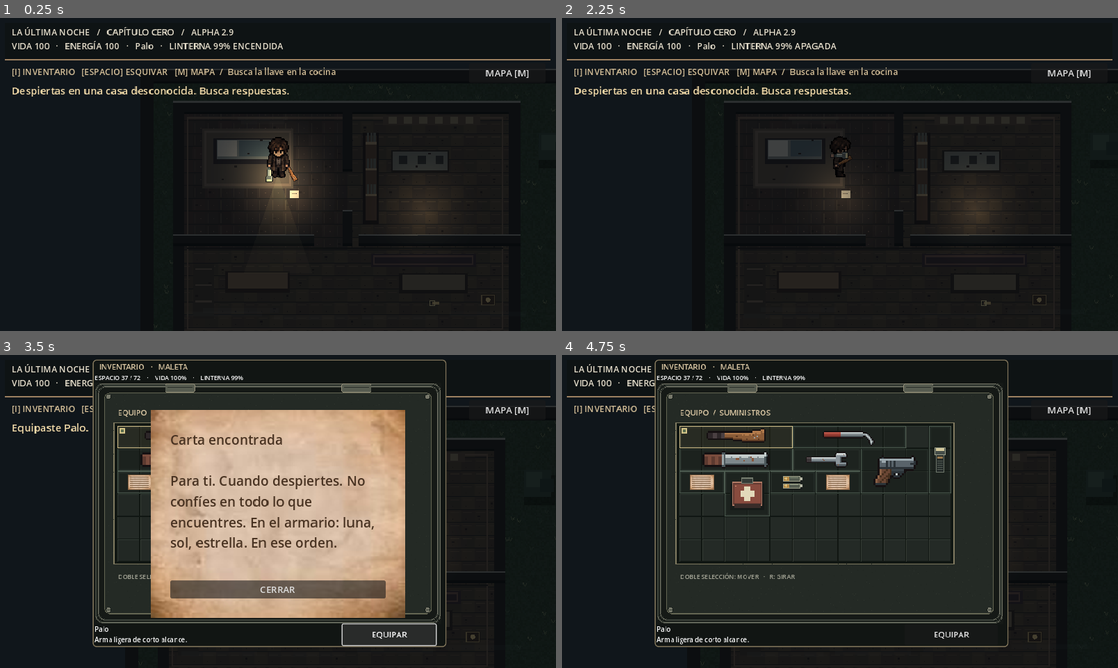
Above: before the commit, frames 1-4 (two rows, left to right).
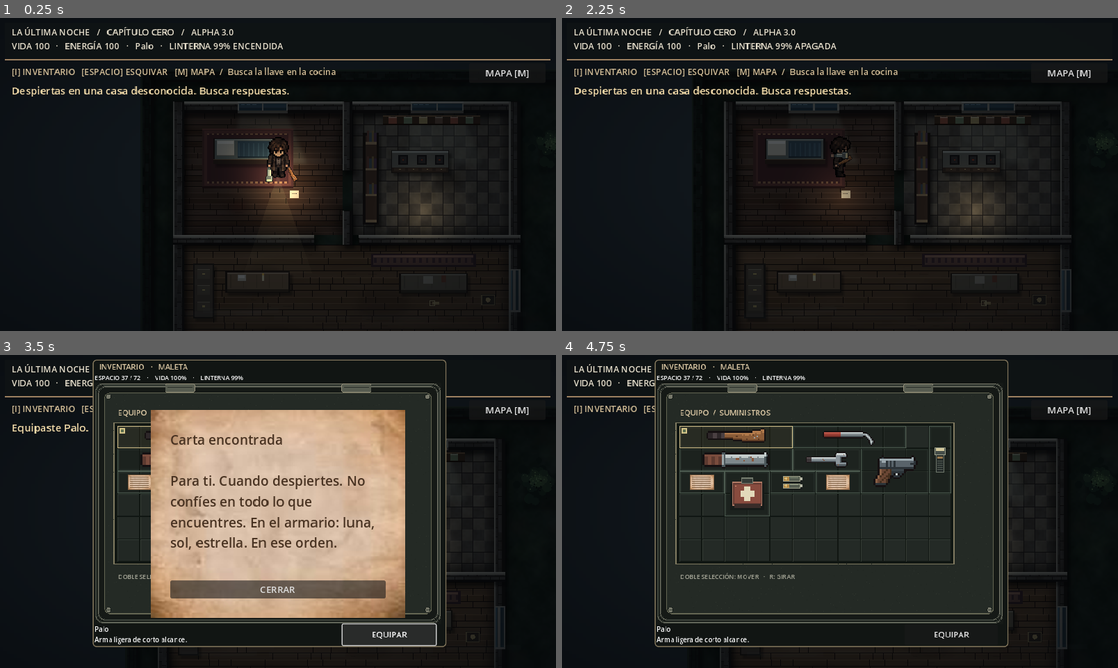
Above: after the commit, the same moments.

Repository: fernandobparada-hash/la-ultima-noche
Game: Godot game, scene res://scenes/main.tscn
The game is run twice, just before and just after one commit, with the same random seed, the same clock (stepped at 60 frames per second) and the same inputs.
Inputs (mouse positions are in pixels of both pictures, inside the frame that each line leads up to):
- Up to frame 1 (0.25 s): no input
- Up to frame 2 (2.25 s): click "MAPA [M]" at 0.5 s; click "CERRAR" at 1.25 s; tap Enter at 2 s; move the mouse to (962, 158) at 2.02 s; hold D (move_right) from 2.03 s (still down); tap F (flashlight) at 2.1 s; click (962, 158) at 2.17 s
- Up to frame 3 (3.5 s): tap E (interact) at 2.3 s; release D (move_right) at 2.75 s; click "EQUIPAR" at 2.75 s
- Up to frame 4 (4.75 s): click "CERRAR" at 3.5 s; drag from (828, 502) to (812, 574) at 4.27 s

The runs differ from the first frame. In frame 1, 3.2% of the frame differs, in the area x 25-100%, y 3-100%; in frame 2, 2.6%; in frame 3, 0.6%; in frame 4, 0.6%.

Commit message:
Alpha 3.1 de Fernando (archivos tal cual del ZIP) + build web lun-3.1

Diff:
--- a/project.godot
+++ b/project.godot
@@ -1,7 +1,7 @@
 config_version=5
 
 [application]
-config/name="La Última Noche - Capítulo Cero - Alpha 2.9.1 - Cartografía y mecanismos"
+config/name="La Última Noche - Capítulo Cero - Alpha 3.1 - Escenario renovado"
 run/main_scene="res://scenes/main.tscn"
 config/features=PackedStringArray("4.2", "GL Compatibility")
 
--- a/scripts/main.gd
+++ b/scripts/main.gd
@@ -54,6 +54,11 @@
 var door_opening := false
 var door_body: StaticBody2D
 var game_over := false
+var checkpoint := Vector2(170,130)
+var visited_houses: Dictionary = {}
+var death_layer: CanvasLayer
+const HOUSE_NAMES := ["Casa del reloj", "Casa de la biblioteca", "Casa del jardín", "Casa del viajero"]
+const HOUSE_LOOT := ["Batería", "Botiquín", "Batería", "Botiquín"]
 var world_time := 0.0
 var redraw_accum := 0.0
 var lamps: Array[PointLight2D] = []
@@ -191,7 +196,7 @@
   add_obstacle(area)
  for area in FURNITURE:
   add_obstacle(area)
- for area in BUILDINGS:
+ for area in house_obstacles():
   add_obstacle(area)
  door_body=add_obstacle(Rect2(210,336,55,14))
 
@@ -203,7 +208,7 @@
  navigation.update()
  var obstacles: Array = WALLS.duplicate()
  obstacles.append_array(FURNITURE)
- obstacles.append_array(BUILDINGS)
+ obstacles.append_array(house_obstacles())
  if not door_open: obstacles.append(Rect2(210,336,55,14))
  for y in range(52):
   for x in range(84):
@@ -245,7 +250,26 @@
    img.set_pixel(x,y,Color(1,1,1,pow(maxf(0.0,1.0-d),2.0)))
  return ImageTexture.create_from_image(img)
 
+func build_vignette() -> void:
+ # Oscurece los bordes de la pantalla para dar atmósfera y concentrar la vista en el centro.
+ var img := Image.create(160,90,false,Image.FORMAT_RGBA8)
+ for y in range(90):
+  for x in range(160):
+   var d := Vector2((x-79.5)/79.5,(y-44.5)/44.5).length()
+   img.set_pixel(x,y,Color(0.02,0.03,0.04,clampf((d-0.55)*0.62,0.0,0.62)))
+ var layer := CanvasLayer.new()
+ layer.layer=1
+ var rect := TextureRect.new()
+ rect.texture=ImageTexture.create_from_image(img)
+ rect.set_anchors_preset(Control.PRESET_FULL_RECT)
+ rect.expand_mode=TextureRect.EXPAND_IGNORE_SIZE
+ rect.stretch_mode=TextureRect.STRETCH_SCALE
+ rect.mouse_filter=Control.MOUSE_FILTER_IGNORE
+ layer.add_child(rect)
+ add_child(layer)
+
 func build_lighting() -> void:
+ build_vignette()
  var shade := CanvasModulate.new()
  shade.color=Color("535963")
  add_child(shade)
@@ -290,12 +314,15 @@
  notice.autowrap_mode=TextServer.AUTOWRAP_WORD_SMART
  notice.custom_minimum_size=Vector2(800,0)
  canvas.add_child(notice)
+ death_layer=CanvasLayer.new()
+ death_layer.layer=30
+ add_child(death_layer)
  death_panel=ColorRect.new()
  death_panel.color=Color(0.035,0.045,0.05,0.82)
  death_panel.position=Vector2.ZERO
  death_panel.size=Vector2(960,540)
  death_panel.visible=false
- canvas.add_child(death_panel)
+ death_layer.add_child(death_panel)
  death_label=Label.new()
  death_label.text="LA NOCHE NO HA TERMINADO"
  death_label.position=Vector2(140,215)
@@ -304,6 +331,12 @@
  death_label.add_theme_font_size_override("font_size",32)
  death_label.add_theme_color_override("font_color",Color("e5d4b9"))
  death_panel.add_child(death_label)
+ var retry := Button.new()
+ retry.text="VOLVER AL ÚLTIMO PUNTO [R]"
+ retry.position=Vector2(280,315)
+ retry.size=Vector2(400,58)
+ retry.pressed.connect(respawn_player)
+ death_panel.add_child(retry)
  inventory_panel=PanelContainer.new()
  inventory_panel.position=Vector2(160,8)
  inventory_panel.scale=Vector2(0.87,0.87)
@@ -446,9 +479,24 @@
 
 func respawn_player() -> void:
  if game_over:
-  get_tree().reload_current_scene()
+  player.position=checkpoint
+  player.velocity=Vector2.ZERO
+  player.health=100.0
+  player.stamina=100.0
+  player.invulnerable=4.0
+  player.inventory_locked=false
+  game_over=false
+  death_panel.hide()
+  mobile_controls.set_dead(false)
+  player.set_physics_process(true)
+  for foe in foes:
+   foe.set_physics_process(true)
+  show_message("Has vuelto al último punto seguro.",3.0)
 
 func _process(delta: float) -> void:
+ if game_over:
+  if Input.is_action_just_pressed("restart"): respawn_player()
+  return
  world_time+=delta
  if door_opening:
   door_progress=minf(1.0,door_progress+delta/0.85)
@@ -497,12 +545,13 @@
   for foe in foes: foe.set_physics_process(false)
   mobile_controls.set_dead(true)
   paper_reader.hide()
+  close_exploration()
   death_panel.visible=true
   show_message("La oscuridad te alcanza. " + ("Toca REAPARECER." if mobile_controls.is_mobile else "Pulsa R para reaparecer."),999.0)
  if game_over and Input.is_action_just_pressed("restart"):
   respawn_player()
  var status := "INACTIVO" if enemy.defeated else enemy.state
- ui.text="LA ÚLTIMA NOCHE   /   CAPÍTULO CERO   /   ALPHA 2.9\nVIDA %d   ·   ENERGÍA %d   ·   %s   ·  …(255 unchanged characters)…
+ ui.text="LA ÚLTIMA NOCHE   /   CAPÍTULO CERO   /   ALPHA 3.0\nVIDA %d   ·   ENERGÍA %d   ·   %s   ·  …(255 unchanged characters)…
  objective.text="[I] INVENTARIO   [ESPACIO] ESQUIVAR   [M] MAPA  /  %s" % ["Explora la calle y evita al Errante" if found_exit else ("Abre la puerta de salida" if took_key else "Busca la llave en la cocina")]
  if player.position.x>500.0 and player.position.y>355.0 and not found_exit:
   found_exit=true
@@ -545,6 +594,18 @@
  show_message("Un enemigo te ha alcanzado. Aléjate o utiliza una cobertura.",2.0)
 
 func interact() -> void:
+ for i in range(BUILDINGS.size()):
+  var area: Rect2=BUILDINGS[i]
+  var spot := area.position+Vector2(area.size.x*0.5,area.size.y*0.55)
+  if player.position.distance_to(spot)<30.0:
+   checkpoint=spot
+   if not visited_houses.has(i):
+    visited_houses[i]=true
+    inventory_items.append(HOUSE_LOOT[i])
+    refresh_inventory()
+    show_message(HOUSE_NAMES[i]+": encontraste "+HOUSE_LOOT[i]+". Punto guardado.",4.0)
+   else: show_message("Punto de retorno actualizado.",2.0)
+   return
  for i in range(PUZZLE_POINTS.size()):
   if player.position.distance_to(PUZZLE_POINTS[i])<30.0:
    if solved[i]: show_message("Ya resolviste este mecanismo.",2.0)
@@ -581,75 +642,9 @@
 
 func _draw() -> void:
  # Authored, pixel-quantized texture; nearest-neighbor filtering.
- draw_texture(GROUND,Vector2.ZERO)
- # Bedroom rug and bedding.
- draw_rect(Rect2(76,73,113,74),Color("595147"))
- draw_rect(Rect2(80,77,105,66),Color("706255"),false,3.0)
- draw_rect(Rect2(90,85,75,32),Color("302e31"))
- draw_rect(Rect2(94,87,67,24),Color("7e827a"))
- draw_rect(Rect2(95,88,24,20),Color("c0b7a4"))
- draw_rect(Rect2(122,88,38,20),Color("5b6a6c"))
- # Kitchen counter, stove and shelves.
- draw_rect(Rect2(310,100,72,28),Color("302d2b"))
- draw_rect(Rect2(312,102,68,23),Color("77776b"))
- for x in [325,348,370]:
-  draw_rect(Rect2(x-5,107,10,10),Color("383b3a"))
- draw_rect(Rect2(300,57,120,12),Color("554b42"))
- for x in range(307,411,19):
-  draw_rect(Rect2(x,59,10,8),Color("82765e"))
- # Tables and cabinets.
- draw_rect(Rect2(105,250,80,26),Color("352f2b"))
- draw_rect(Rect2(108,251,74,20),Color("74624e"))
- draw_rect(Rect2(320,252,85,25),Color("332f2c"))
- draw_rect(Rect2(324,254,77,19),Color("6e6654"))
- draw_rect(Rect2(65,240,26,68),Color("423e37"))
- for y in [247,267,287]:
-  draw_line(Vector2(68,y),Vector2(88,y),Color("6f6253"),2.0)
- # Windows and frames.
- for rect in [Rect2(120,40,62,14),Rect2(334,40,66,14),Rect2(456,247,14,53)]:
-  draw_rect(rect,Color("a5a69a"))
-  draw_rect(rect.grow(-3),Color("52656b"))
- # Baldosas y sombras de muebles, con líneas a escala de píxel.
- for yy in range(66,320,16):
-  for xx in range(64,449,16):
-   if (xx/16+yy/16)%7==0:
-    draw_rect(Rect2(xx+4,yy+5,3,2),Color("302c2b"))
- # Estantería de madera y libros de colores desaturados.
- draw_rect(Rect2(275,78,20,114),Color("282626"))
- draw_rect(Rect2(278,82,14,105),Color("59473b"))
- for yy in [90,122,154]:
-  draw_rect(Rect2(278,yy,14,3),Color("a18b69"))
-  for xx in [280,284,288]:
-   draw_rect(Rect2(xx,yy-12,3,12),Color("66685c") if xx%2==0 else Color("80634f"))
- # Alfombra con bordes ornamentales geométricos.
- draw_rect(Rect2(285,228,130,16),Color("3b3438"))
- draw_rect(Rect2(289,231,122,10),Color("69534b"),false,2.0)
- # Luz de ventana sobre el suelo, con bordes escalonados.
- draw_rect(Rect2(120,59,62,4),Color(0.68,0.68,0.57,0.10))
- draw_rect(Rect2(124,63,54,5),Color(0.68,0.68,0.57,0.07))
- # Exterior vegetation and street furniture.
- for p in [Vector2(510,95),Vector2(602,142),Vector2(770,105),Vector2(927,195),Vector2(915,320),Vector2(520,560)]:
-  draw_rect(Rect2(p+Vector2(-17,-10),Vector2(39,37)),Color(0.03,0.05,0.05,0.38))
-  draw_rect(Rect2(p+Vector2(-17,-17),Vector2(34,34)),Color("35483f"))
-  draw_rect(Rect2(p+Vector2(-14,-14),Vector2(20,19)),Color("44584a"))
-  draw_rect(Rect2(p+Vector2(3,-5),Vector2(17,16)),Color("2c4039"))
- for x in [590,845]:
-  draw_rect(Rect2(x-3,379,6,32),Color("2c3133"))
-  draw_rect(Rect2(x-8,376,16,7),Color("c6ab7e"))
- draw_rect(Rect2(530,375,90,20),Color("353b3c"))
- draw_rect(Rect2(535,378,80,14),Color("565b58"))
- draw_rect(Rect2(700,475,90,20),Color("343938"))
- draw_rect(Rect2(704,478,82,13),Color("525650"))
- # Dirt and atmospheric marks.
- for i in range(45):
-  var px := 480.0+fmod(float(i*113+37),480.0)
-  var py := 365.0+fmod(float(i*73+17),225.0)
-  draw_rect(Rect2(px,py,4,2),Color(0.55,0.57,0.52,0.10))
- # Architectural walls with bevel and inner shadows.
- for wall in WALLS:
-  draw_rect(wall,Color("25292a"))
-  draw_line(wall.position,wall.position+Vector2(wall.size.x,0),Color("84837a"),2.0)
-  draw_line(wall.position+Vector2(0,wall.size.y),wall.end,Color("171c1f"),3.0)
+ draw_texture_rect(GROUND,Rect2(0,0,WORLD_W,WORLD_H),false)
+ draw_house_interiors()
+ # Muebles, paredes, ventanas, casas y vegetación están pintados en ground.png (2x de resolución).
  # Wooden door with fixed stone jambs and a smooth hinge animation.
  draw_rect(Rect2(210,336,55,14),Color("242a29"))
  draw_rect(Rect2(207,333,5,20),Color("a49a83"))
@@ -745,7 +740,7 @@
  puzzle_mechanism.add_child(wheels)
  for i in range(3):
   var wheel := Button.new()
-  wheel.custom_minimum_size=Vector2(165,100)
+  wheel.custom_minimum_size=Vector2(165,150)
   wheel.add_theme_font_size_override("font_size",24)
   wheel.pressed.connect(turn_wheel.bind(i))
   wheels.add_child(wheel)
@@ -878,7 +873,11 @@
 func update_wheels() -> void:
  for i in range(3):
   var wheel := puzzle_wheels[i]
-  wheel.text=SYMBOLS[wheel_values[i]] if active_puzzle==0 else "%d" % wheel_values[i]
+  wheel.text=""
+  wheel.icon=wheel_art(wheel_values[i],active_puzzle==0)
+  wheel.expand_icon=true
+  wheel.icon_alignment=HORIZONTAL_ALIGNMENT_CENTER
+  wheel.tooltip_text=SYMBOLS[wheel_values[i]] if active_puzzle==0 else str(wheel_values[i])
   wheel.disabled=solved[active_puzzle]
   for state in ["normal","hover","pressed","disabled"]:
    var style := StyleBoxFlat.new()
@@ -889,3 +888,47 @@
    style.set_corner_radius_all(40 if active_puzzle==0 else 9)
    wheel.add_theme_stylebox_override(state,style)
   wheel.add_theme_color_override("font_color",Color("e7d2a8"))
+
+
+func house_obstacles() -> Array[Rect2]:
+ var result: Array[Rect2]=[]
+ for area: Rect2 in BUILDINGS:
+  var x := area.position.x
+  var y := area.position.y
+  var w := area.size.x
+  var h := area.size.y
+  result.append(Rect2(x,y,w,8))
+  result.append(Rect2(x,y,8,h))
+  result.append(Rect2(x+w-8,y,8,h))
+  result.append(Rect2(x,y+h-8,w/2-24,8))
+  result.append(Rect2(x+w/2+24,y+h-8,w/2-24,8))
+  result.append(Rect2(x+13,y+13,37,22))
+  result.append(Rect2(x+w-42,y+13,29,23))
+ return result
+
+func draw_house_interiors() -> void:
+ for i in range(BUILDINGS.size()):
+  var a: Rect2=BUILDINGS[i]
+  var inside := is_instance_valid(player) and a.grow(8).has_point(player.position)
+  if not inside:
+   var entrance := Vector2(a.get_center().x,a.end.y-4)
+   draw_rect(Rect2(entrance-Vector2(24,4),Vector2(48,12)),Color("534438"))
+   draw_line(entrance-Vector2(23,4),entrance+Vector2(23,-4),Color("b29a73"),2)
+   continue
+  draw_rect(a,Color("51483c"))
+  for yy in range(int(a.position.y)+9,int(a.end.y)-8,7):
+   draw_line(Vector2(a.position.x+8,yy),Vector2(a.end.x-8,yy),Color("40382f"))
+  for wall in house_obstacles():
+   if a.has_point(wall.get_center()):
+    draw_rect(wall,Color("292b29"))
+    draw_line(wall.position,wall.position+Vector2(wall.size.x,0),Color("89765b"),2)
+  var center := a.position+Vector2(a.size.x*0.5,a.size.y*0.55)
+  draw_rect(Rect2(center-Vector2(20,12),Vector2(40,24)),Color(["635048","46534b","655b43","514653"][i]))
+  draw_rect(Rect2(center-Vector2(18,10),Vector2(36,20)),Color("9a805b"),false,1)
+  draw_circle(center,4,Color("d5b77b"))
+  draw_rect(Rect2(a.position+Vector2(15,15),Vector2(33,18)),Color("746956"))
+  draw_rect(Rect2(a.position+Vector2(16,16),Vector2(10,15)),Color("b3a58c"))
+
+func wheel_art(value: int, symbols: bool) -> Texture2D:
+ var path := "res://assets/puzzles/%s_%d.png" % ["symbol" if symbols else "number",value]
+ return load(path) as Texture2D
--- a/scripts/mobile_controls.gd
+++ b/scripts/mobile_controls.gd
@@ -78,7 +78,7 @@
  is_mobile=enabled
  for button in touch_buttons:
   button.visible=is_mobile and not game_over
- respawn.visible=is_mobile and game_over
+ respawn.visible=false
  status.visible=false
  joystick_layer.visible=is_mobile and not game_over
  if not joystick_layer.visible:
Not shown, added: CAMBIOS_3_1.txt
Binary file changed: assets/ground.png
Binary file added: assets/puzzles/number_0.png
Binary file added: assets/puzzles/number_1.png
Binary file added: assets/puzzles/number_2.png
Binary file added: assets/puzzles/number_3.png
Binary file added: assets/puzzles/number_4.png
Binary file added: assets/puzzles/number_5.png
Binary file added: assets/puzzles/number_6.png
Binary file added: assets/puzzles/number_7.png
Binary file added: assets/puzzles/number_8.png
Binary file added: assets/puzzles/number_9.png
(and 15 more such lines)
